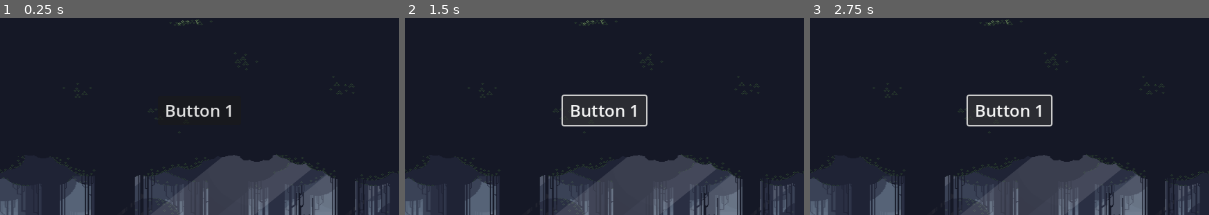
Above: before the commit, frames 1-3 (left to right).
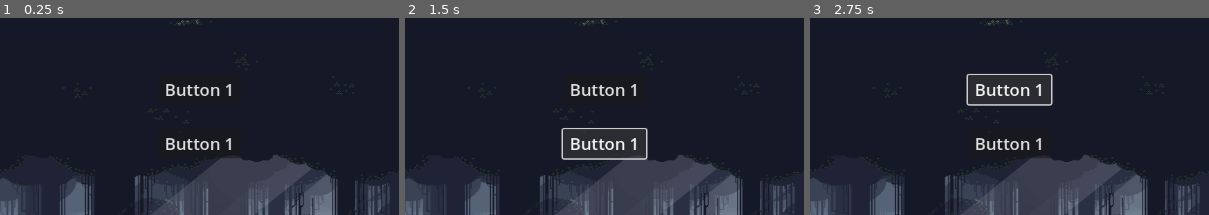
Above: after the commit, the same moments.

Repository: ilyassboy04/gmtkGJ
Game: Godot game, scene res://Main Menu/main_menu.tscn
Two runs of this game, one before a commit and one after it. Both use one fixed random seed, a clock stepped at 60 frames per second and the inputs below. The project has no main scene, so this scene is started directly.
Inputs:
- Up to frame 1 (0.25 s): no input
- Up to frame 2 (1.5 s): click "Button 1" at 0.5 s; click "Button 1" at 1.25 s
- Up to frame 3 (2.75 s): click "Button 1" at 2 s
The pictures show only the part of the screen within x 25-75%, y 20-70%; the shares and areas given below are measured in that part.

The runs differ from the first frame. In frame 1, 1.6% of the frame differs, in the area x 41-61%, y 33-72%; in frame 2, 2.7%, in the area x 39-61%, y 33-73%; in frame 3, 2.5%.

Commit message:
button 2 test

Diff:
--- a/gmtkGJ/Main Menu/main_menu.tscn
+++ b/gmtkGJ/Main Menu/main_menu.tscn
@@ -77,3 +77,10 @@
 
 [node name="Seperator3" type="Control" parent="MarginContainer/HBoxContainer/VBoxContainer"]
 layout_mode = 2
+
+[node name="Button2" type="Button" parent="MarginContainer/HBoxContainer/VBoxContainer"]
+custom_minimum_size = Vector2(120, 32)
+layout_mode = 2
+theme_override_fonts/font = SubResource("SystemFont_vjgnp")
+theme_override_font_sizes/font_size = 24
+text = "Button 1"
